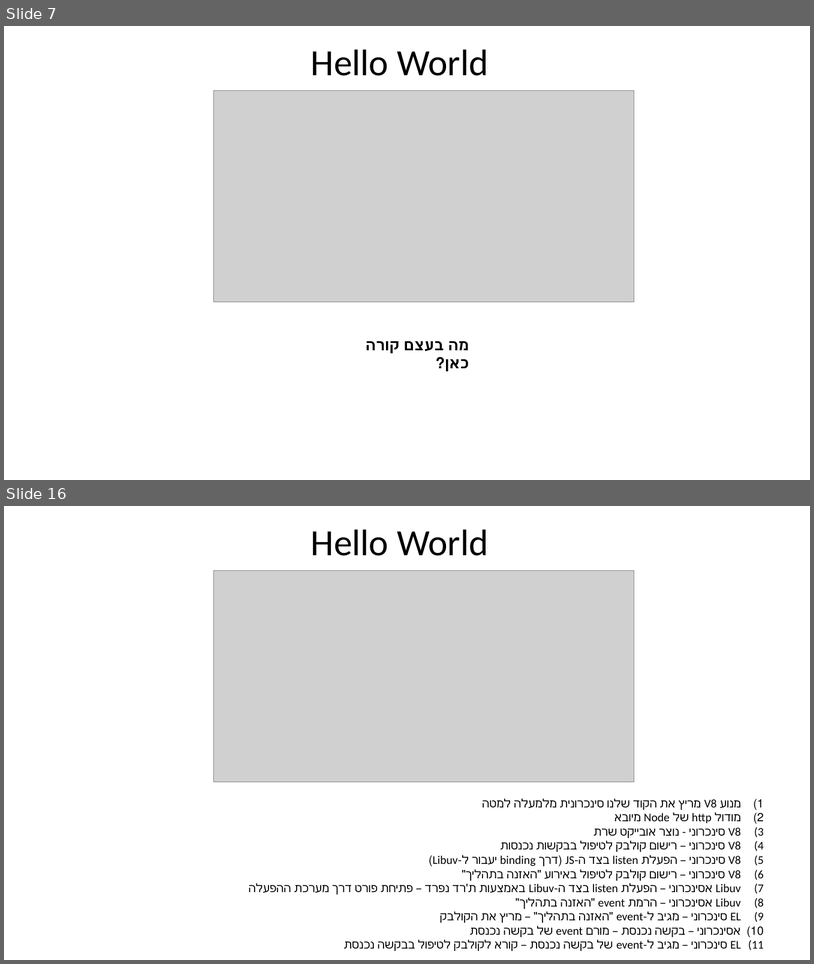
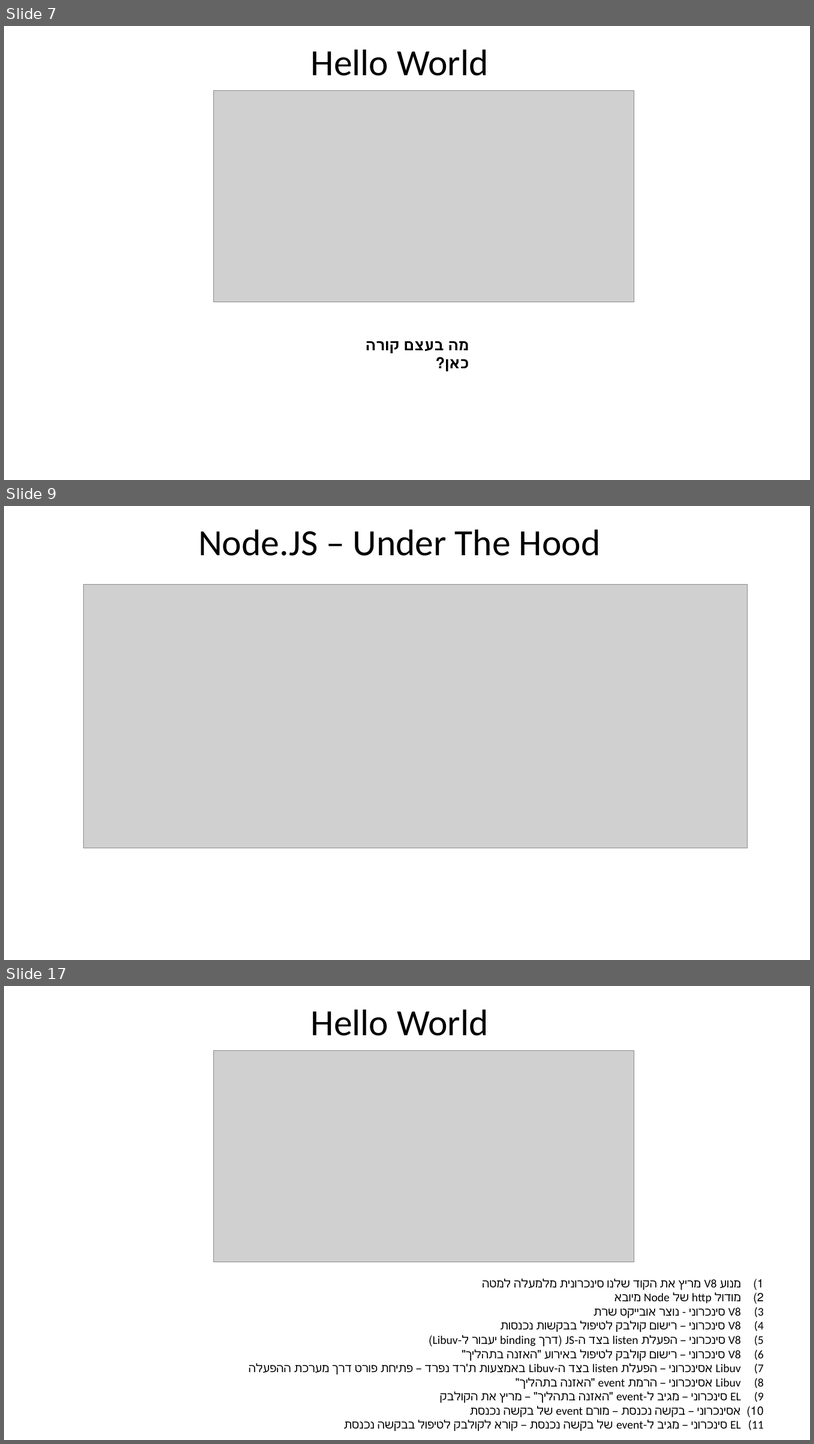
Before and after one commit to LiorBaraban/node-meeting-taldor, a slide deck: lecture/Presentation.pptx. Shown one above the other, each under a label of ours: slides 7 and 16 before the commit, slides 7, 9 and 17 after it; the slides between them are not shown. The pictures are 814x964 and 814x1444 pixels, drawn with LibreOffice and Linux fonts; fonts in the diff are those of the drawing; grey boxes stand for pictures. Boxes give left, top, right and bottom in pixels: in the first picture for what was removed or moved away, otherwise in the second. Text is boxed around its words. In the diff, an @@ line names an element or a change of style, - is before the commit and + after.

Commit message:
Updated Presentation

```diff
--- a/lecture/Presentation.pptx
+++ b/lecture/Presentation.pptx
@@ slide 9 added at (4, 506, 810, 960), background #FFFFFF @@
@@ text added at (198, 529, 601, 556), 44 pt, text #000000 @@
+Node.JS – Under The Hood
@@ picture added at (83, 584, 748, 847) @@
@@ what was slide 16 is now slide 17 @@
```
Also in this commit, not shown: 11 slides changed, 1 other slide added.
